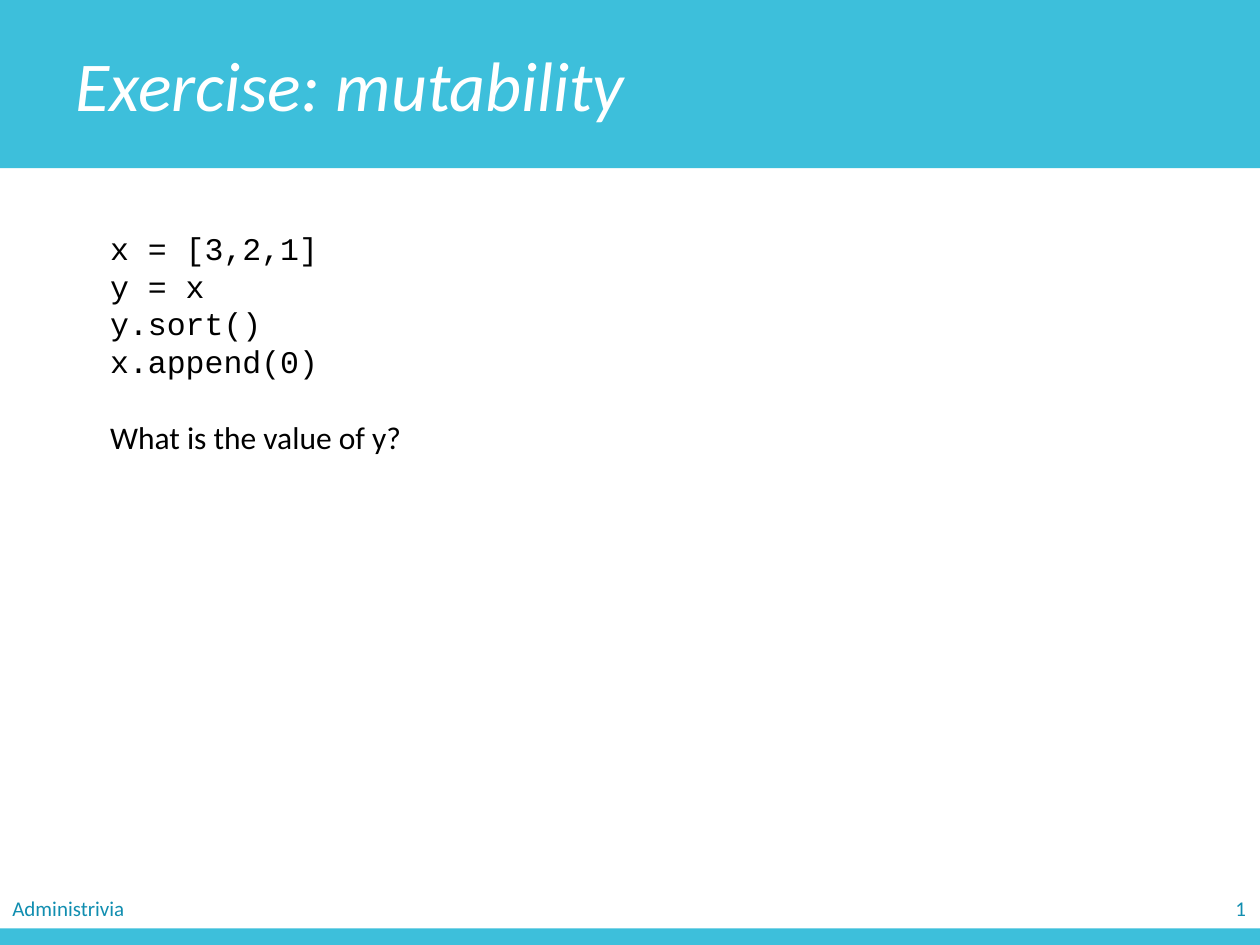
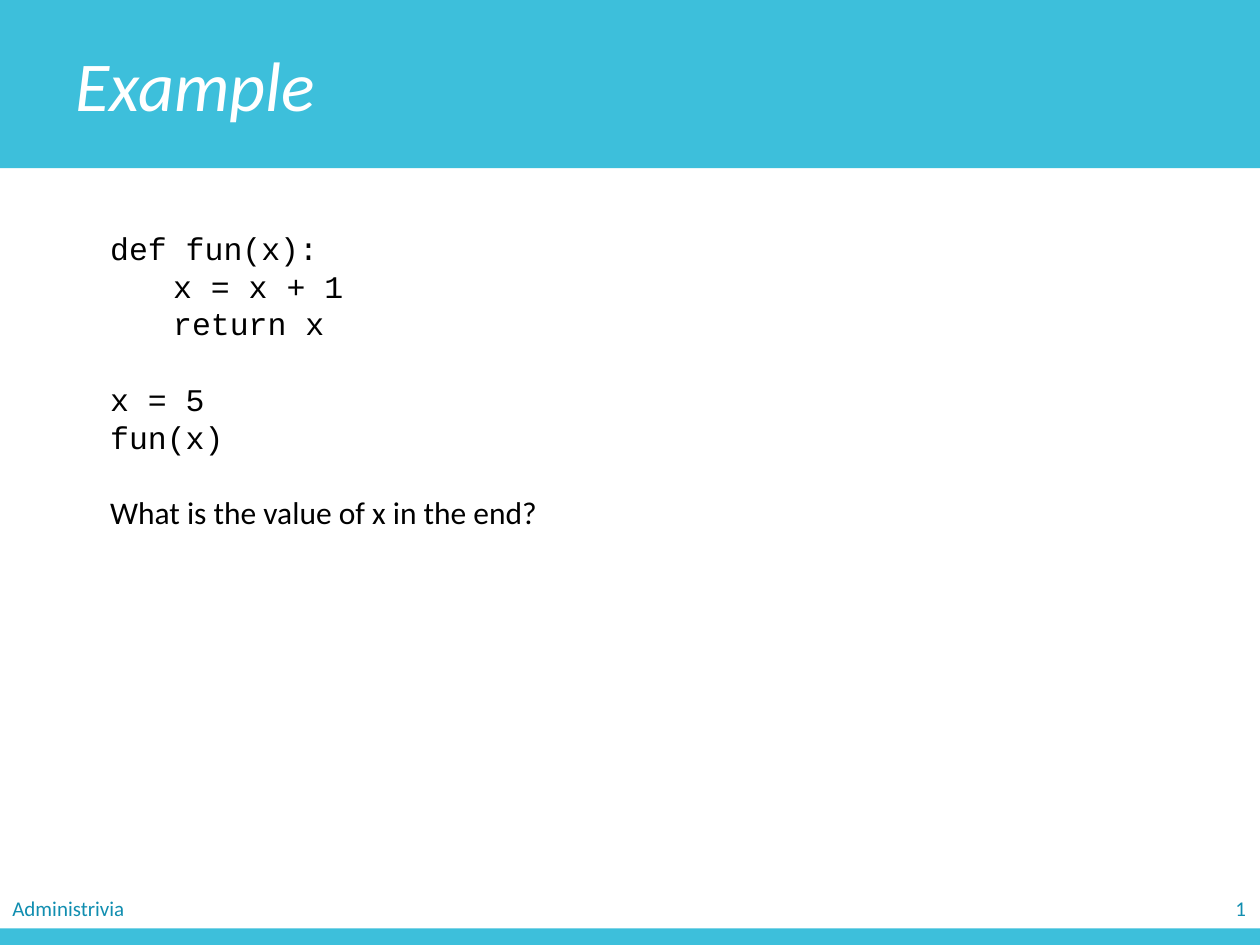
Before and after one commit to zichengliao/zuics101-fa17, a slide deck: slide 24 of lectures/lec11/lec11.pptx (slide 23 before the commit). Drawn at 1260x945 pixels with LibreOffice and Linux fonts; fonts in the diff are those of the drawing. Boxes give left, top, right and bottom in pixels: in the first picture for what was removed or moved away, otherwise in the second. Text is boxed around its words. In the diff, an @@ line names an element or a change of style, - is before the commit and + after.

```diff
--- a/lectures/lec11/lec11.pptx
+++ b/lectures/lec11/lec11.pptx
@@ text in rectangle at (75,62,315,123): text changed @@
-Exercise: mutability
+Example
@@ text at (110,237,536,525): text changed @@
-x = [3,2,1]
-y = x
-y.sort()
-x.append(0)
-What is the value of y?
+def fun(x):
+x = x + 1
+return x
+x = 5
+fun(x)
+What is the value of x in the end?
```
Also in this commit, not shown: 14 other slides changed, 3 slides added, 4 slides removed, 5 other files.
